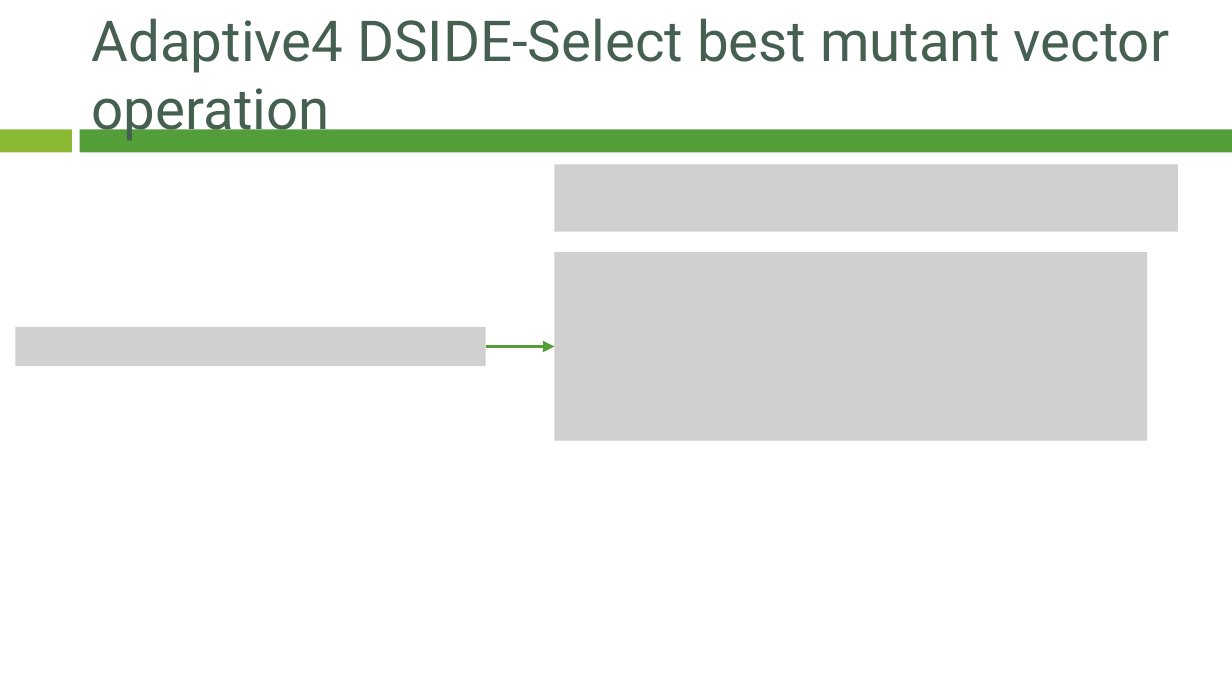
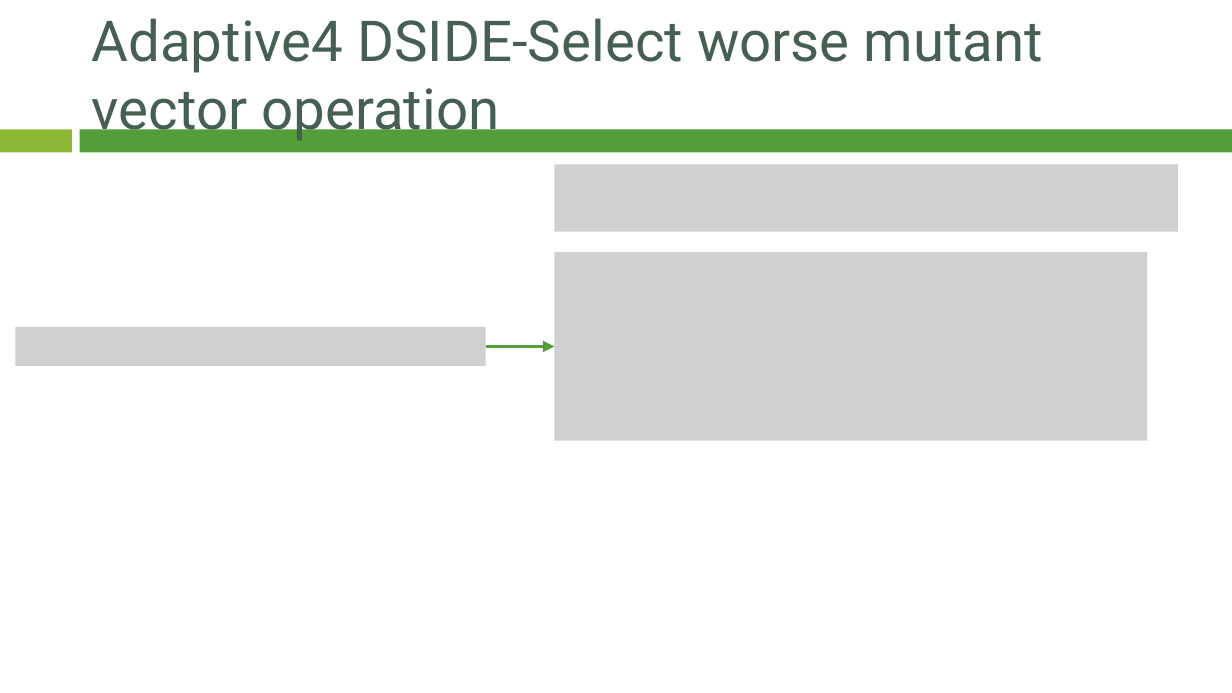
Before and after one commit to JhonSPattan/Algorithm, a slide deck: slide 8 of Adptive_DSIDE.pptx. Drawn at 1232x693 pixels with LibreOffice and Linux fonts; fonts in the diff are those of the drawing; grey boxes stand for pictures; background and template pictures are left out. Boxes give left, top, right and bottom in pixels: in the first picture for what was removed or moved away, otherwise in the second. Text is boxed around its words. In the diff, an @@ line names an element or a change of style, - is before the commit and + after.

```diff
--- a/Adptive_DSIDE.pptx
+++ b/Adptive_DSIDE.pptx
@@ title at (x1=92, y1=18, x2=1043, y2=143): text changed @@
-Adaptive4 DSIDE-Select best mutant vector operation
+Adaptive4 DSIDE-Select worse mutant vector operation
```
Also in this commit, not shown: 5 other slides changed, 1 slide added.
